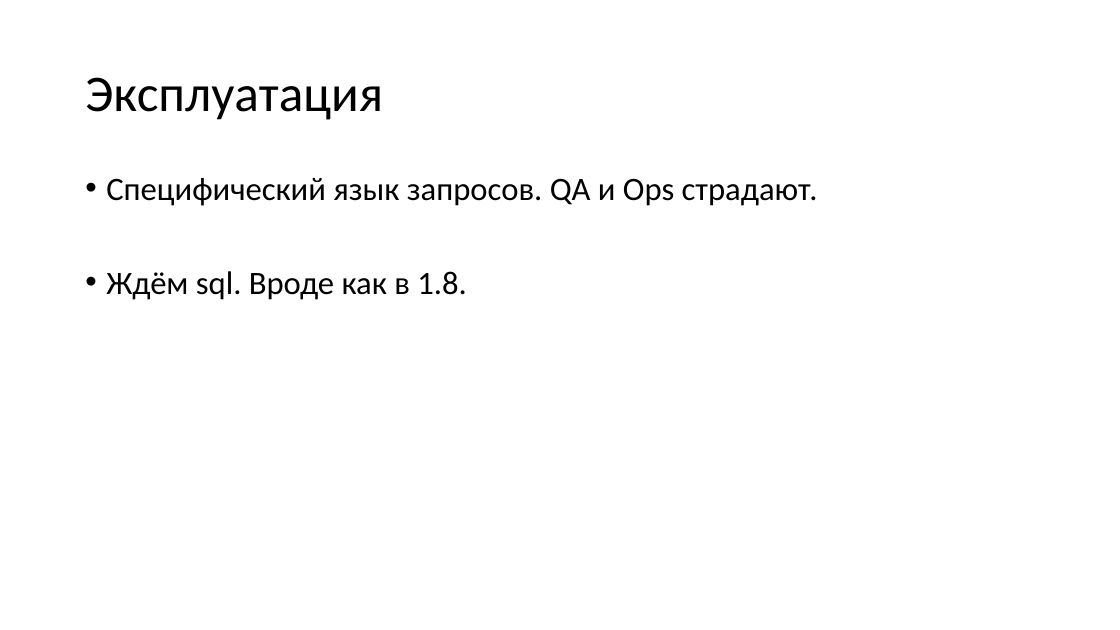
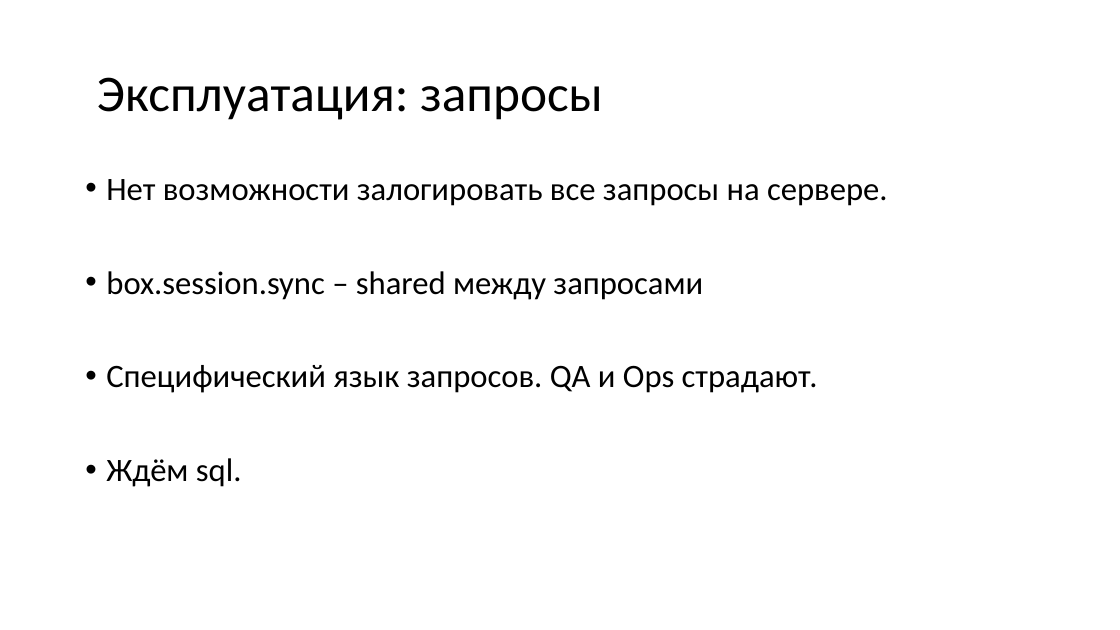
Before and after one commit to aensidhe/presentations, a slide deck: slide 15 of 2017/02/Tarantool for windows applications/Presentation.pptx (slide 10 before the commit). Drawn at 1120x630 pixels with LibreOffice and Linux fonts; fonts in the diff are those of the drawing. Boxes give left, top, right and bottom in pixels: in the first picture for what was removed or moved away, otherwise in the second. Text is boxed around its words. In the diff, an @@ line names an element or a change of style, - is before the commit and + after.

```diff
--- a/2017/02/Tarantool for windows applications/Presentation.pptx
+++ b/2017/02/Tarantool for windows applications/Presentation.pptx
@@ title at (97, 77, 603, 120): text changed @@
-Эксплуатация
+Эксплуатация: запросы
@@ text at (106, 179, 888, 300): paragraphs added @@
+• Нет возможности залогировать все запросы на сервере.
+• box.session.sync – shared между запросами
@@ text at (106, 458, 242, 487): text changed @@
-• Ждём sql. Вроде как в 1.8.
+• Ждём sql.
```
Also in this commit, not shown: 8 other slides changed, 8 slides added, 3 slides removed, 1 other file.
